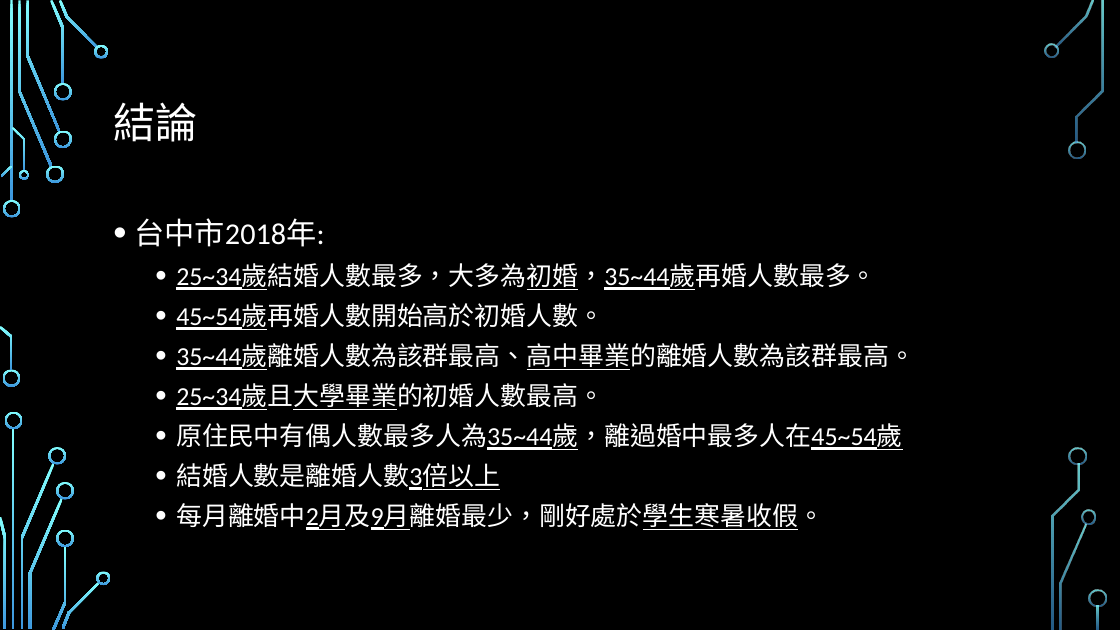
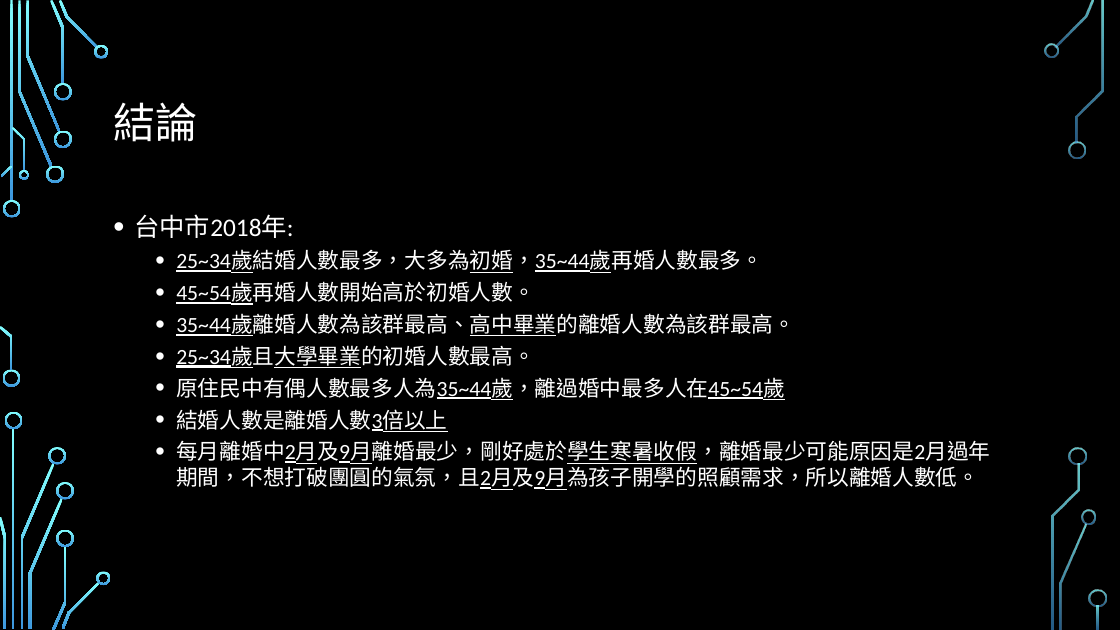
Before and after one commit to HSMonsterKing/Marriage-Analysis, a slide deck: slide 18 of 那些人較易結婚或離婚.pptx. Drawn at 1120x630 pixels with LibreOffice and Linux fonts; fonts in the diff are those of the drawing; background and template pictures are left out. Boxes give left, top, right and bottom in pixels: in the first picture for what was removed or moved away, otherwise in the second. Text is boxed around its words. In the diff, an @@ line names an element or a change of style, - is before the commit and + after.

```diff
--- a/那些人較易結婚或離婚.pptx
+++ b/那些人較易結婚或離婚.pptx
@@ text at box(134, 214, 795, 432): size 25.9 to 21.7 pt in "台中市2018年:"; size 22.2 to 18.6 pt in "25~34歲結婚人數最多，大多為初婚，35~44歲再婚人數最多。", "45~54歲再婚人數開始高於初婚人數。", "35~44歲離婚人數為該群最高、高中畢業的離婚人數為該群最高。", "25~34歲且大學畢業的初婚人數最高。" and 2 more places; line spacing 1.1 to 1 @@
@@ text at box(176, 440, 990, 490): text changed; size 22.2 to 18.6 pt @@
-  • 每月離婚中2月及9月離婚最少，剛好處於學生寒暑收假。
+  • 每月離婚中2月及9月離婚最少，剛好處於學生寒暑收假，離婚最少可能原因是2月過年期間，不想打破團圓的氣氛，且2月及9月為孩子開學的照顧需求，所以離婚人數低。
```
Also in this commit, not shown: 1 slide added, 1 other file.
